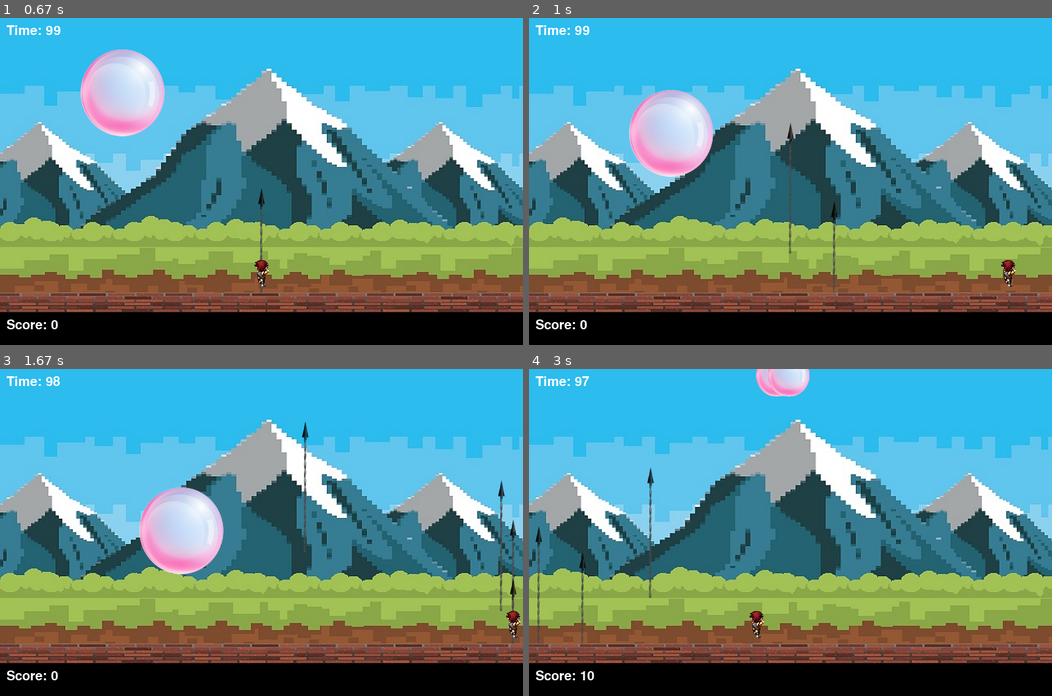
Above: before the commit, frames 1-4 (two rows, left to right).
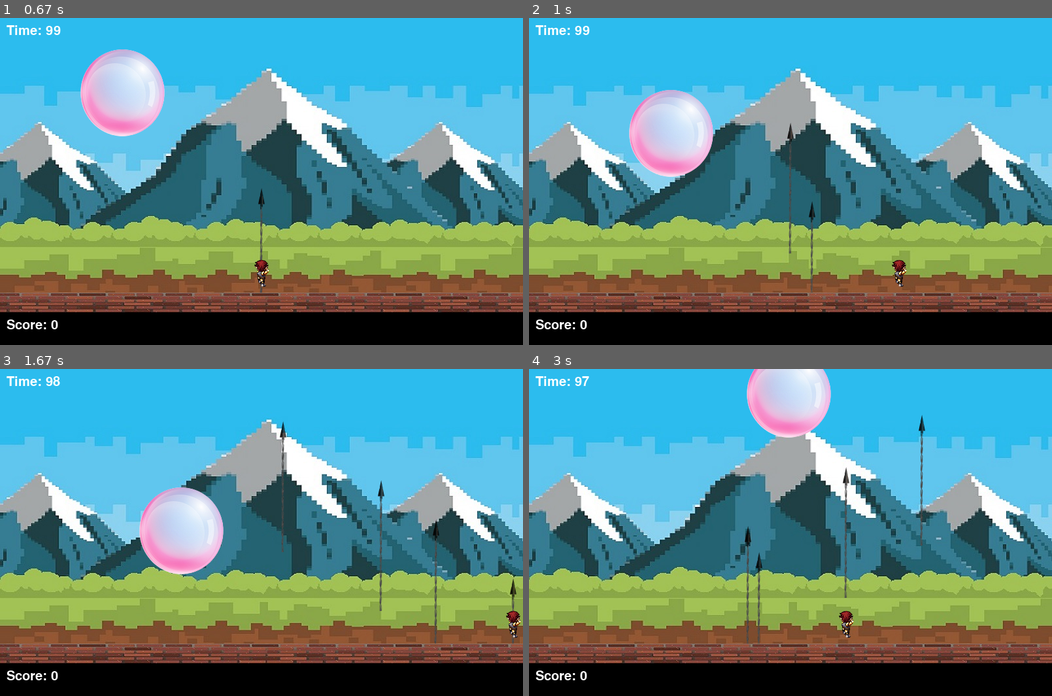
Above: after the commit, the same moments.

Repository: leeeha/OSS_Project
Game: pygame game, started from pygame_project/7_final_project.py
Two runs of this game, one before a commit and one after it. Both use one fixed random seed, a clock stepped at 60 frames per second and the inputs below.
Inputs:
- Up to frame 1 (0.67 s): tap Space at 0.33 s
- Up to frame 2 (1 s): hold Right from 0.67 s (still down); tap Space at 0.73 s
- Up to frame 3 (1.67 s): tap Space at 1.03, 1.23, 1.53 s; release Right at 1.13 s; hold Right 1.17-1.63 s
- Up to frame 4 (3 s): hold Left 1.67-2.2 s; tap Space at 1.73, 2.03, 2.3, 2.6, 2.73 s; hold Left 2.23-2.63 s; hold Right from 2.67 s (still down)

Frame 1 is identical in both runs. In frame 2, 0.5% of the frame differs, in the area x 53-94%, y 56-84%; in frame 3, 0.9%; in frame 4, 3.8%, in the area x 1-76%, y 0-96%.

Commit message:
feat: 30점을 넘을 때마다 아이템 등장하도록

Diff:
--- a/pygame_project/7_final_project.py
+++ b/pygame_project/7_final_project.py
@@ -1,4 +1,5 @@
 import os.path
+import random
 import pygame
 
 ################################################################
@@ -15,6 +16,9 @@
 # FPS (Frame Per Second)
 clock = pygame.time.Clock()
 ################################################################
+
+# 정적: 배경, 스테이지, 점수판
+# 동적: 캐릭터, 아이템, 무기, 공
 
 # 1. 사용자 게임 초기화 (배경 화면, 게임 이미지, 좌표, 속도, 폰트 등)
 current_path = os.path.dirname(__file__)  # 현재 파일의 위치 반환
@@ -38,14 +42,26 @@
 character_size = character.get_rect().size
 character_width = character_size[0]
 character_height = character_size[1]
-character_x_pos = (screen_width / 2) - (character_width / 2)
-character_y_pos = screen_height - scoreboard_height - stage_height - character_height
+character_pos_x = (screen_width / 2) - (character_width / 2)
+character_pos_y = screen_height - scoreboard_height - stage_height - character_height
 
 # 캐릭터의 위치 변화량
 character_to_x = 0
 
 # 캐릭터 이동 속도
-character_speed = 1
+character_speed = 0.5
+
+# 아이템 만들기
+item = pygame.image.load(os.path.join(image_path, "item.png"))
+item_size = item.get_rect().size
+item_width = item_size[0]
+item_height = item_size[1]
+
+items = []
+
+# 아이템의 위치 변화량
+item_to_y = 0
+item_speed = 10
 
 # 무기 만들기
 weapon = pygame.image.load(os.path.join(image_path, "weapon.png"))
@@ -118,8 +134,8 @@
             elif event.key == pygame.K_RIGHT:
                 character_to_x += character_speed
             elif event.key == pygame.K_SPACE:
-                weapon_pos_x = character_x_pos + character_width / 2 - weapon_width / 2
-                weapon_pos_y = character_y_pos
+                weapon_pos_x = character_pos_x + character_width / 2 - weapon_width / 2
+                weapon_pos_y = character_pos_y
                 weapons.append([weapon_pos_x, weapon_pos_y])  # 무기 생성
 
         if event.type == pygame.KEYUP:
@@ -129,11 +145,11 @@
 
     # 3. 요소들의 위치 정의 (for문 바깥)
     # 3-1. 캐릭터의 위치
-    character_x_pos += character_to_x * dt
-    if character_x_pos < 0:
-        character_x_pos = 0
-    elif character_x_pos > screen_width - character_width:
-        character_x_pos = screen_width - character_width
+    character_pos_x += character_to_x * dt
+    if character_pos_x < 0:
+        character_pos_x = 0
+    elif character_pos_x > screen_width - character_width:
+        character_pos_x = screen_width - character_width
 
     # 3-2. 무기의 위치
     # 키 입력에 따라 생성된 무기들을 위쪽으로 발사 (y 좌표 감소)
@@ -171,8 +187,8 @@
     # 4. 충돌 처리
     # 캐릭터의 rect 정보 업데이트
     character_rect = character.get_rect()
-    character_rect.left = character_x_pos
-    character_rect.top = character_y_pos
+    character_rect.left = character_pos_x
+    character_rect.top = character_pos_y
 
     # for 바깥조건:
     #     바깥동작
@@ -216,11 +232,18 @@
                 weapon_to_remove = weapon_idx
                 ball_to_remove = ball_idx
 
-                # 작은 공일수록 점수를 크게 증가시킨다.
+                # 작은 공을 맞힐수록 큰 점수를 부여한다.
                 for i in range(0, len(plus_score)):
                     if ball_img_idx == i:
                         score += plus_score[i]
                         break
+
+                # TODO: 랜덤한 x 좌표에 아이템이 떨어진다.
+                if score >= 30:
+                    if len(items) == 0:
+                        item_pos_x = random.randint(0, screen_width - item_width)
+                        item_pos_y = screen_height - scoreboard_height - stage_height - item_height
+                        items.append([item_pos_x, item_pos_y])
 
                 # 가장 작은 공이 아니면 절반 크기로 쪼개진다.
                 if ball_img_idx < 3:
@@ -273,6 +296,18 @@
     if len(balls) == 0:
         game_result = "Mission Completed"
         running = False
+
+    # 4.3 캐릭터와 아이템의 충돌
+    if len(items) > 0:
+        item_rect = item.get_rect()
+        item_rect.left = items[0][0]  # item_pos_x
+        item_rect.top = items[0][1]  # item_pos_y
+
+        if character_rect.colliderect(item_rect):
+            print("아이템과 캐릭터의 충돌")
+            score += 100
+            del items[0]
+
     ###############################################
 
     # 5. 화면에 그리기
@@ -297,7 +332,11 @@
 
     # 스테이지와 캐릭터 그리기
     screen.blit(stage, (0, screen_height - scoreboard_height - stage_height))
-    screen.blit(character, (character_x_pos, character_y_pos))
+    screen.blit(character, (character_pos_x, character_pos_y))
+
+    # TODO: 아이템 그리기
+    for item_pos_x, item_pos_y in items:
+        screen.blit(item, (item_pos_x, item_pos_y))
 
     # 타이머 그리기
     elapsed_time = (pygame.time.get_ticks() - start_ticks) / 1000
Not shown, changed: README.md
Binary file added: pygame_project/image/item.png
